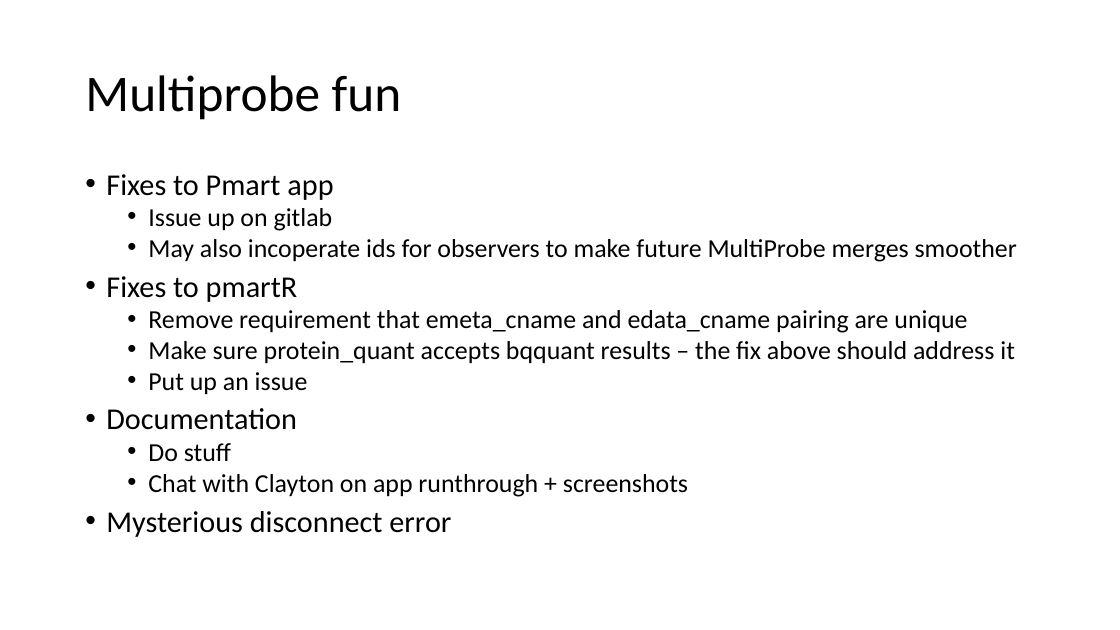
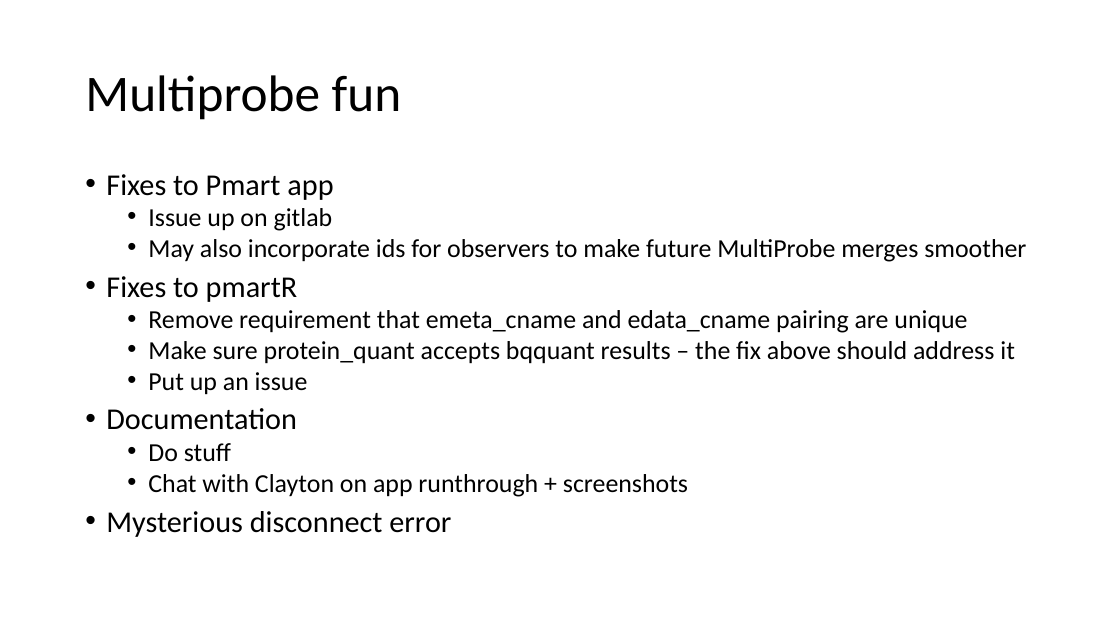
Before and after one commit to pmartR/OmicsMLMentor_ShinyApp, a slide deck: slide 8 of SLOPE_progress.pptx. Drawn at 1120x630 pixels with LibreOffice and Linux fonts; fonts in the diff are those of the drawing. Boxes give left, top, right and bottom in pixels: in the first picture for what was removed or moved away, otherwise in the second. Text is boxed around its words. In the diff, an @@ line names an element or a change of style, - is before the commit and + after.

```diff
--- a/SLOPE_progress.pptx
+++ b/SLOPE_progress.pptx
@@ text at [148,239,1026,262]: text changed @@
-  • May also incoperate ids for observers to make future MultiProbe merges smoother
+  • May also incorporate ids for observers to make future MultiProbe merges smoother
```
Also in this commit, not shown: 4 other slides changed, 13 other files.
